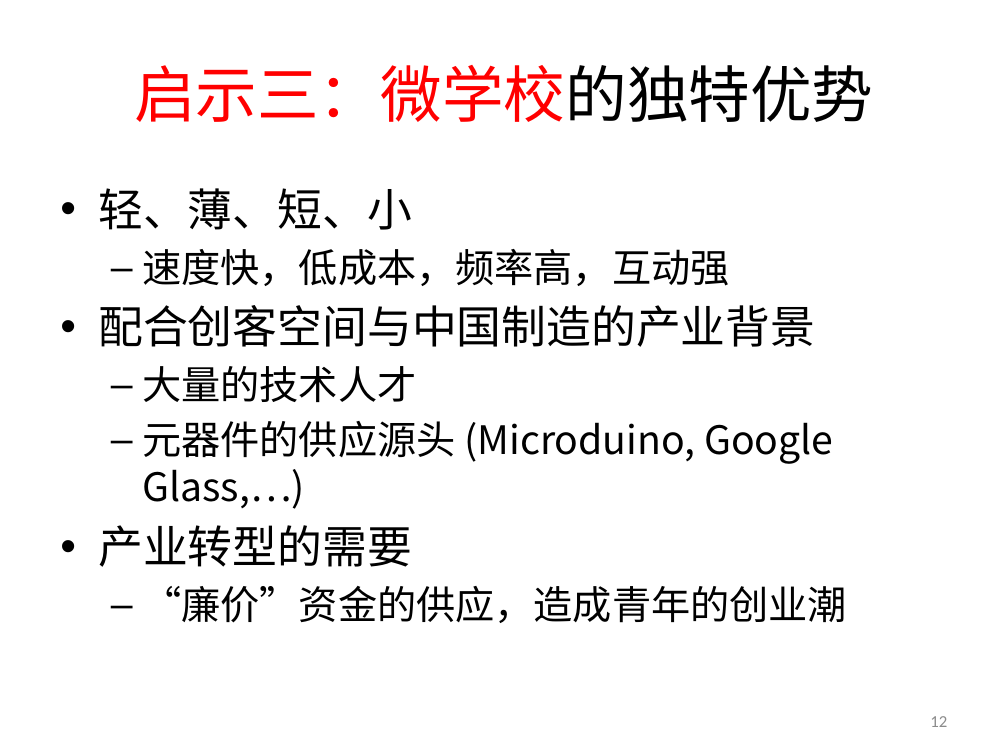
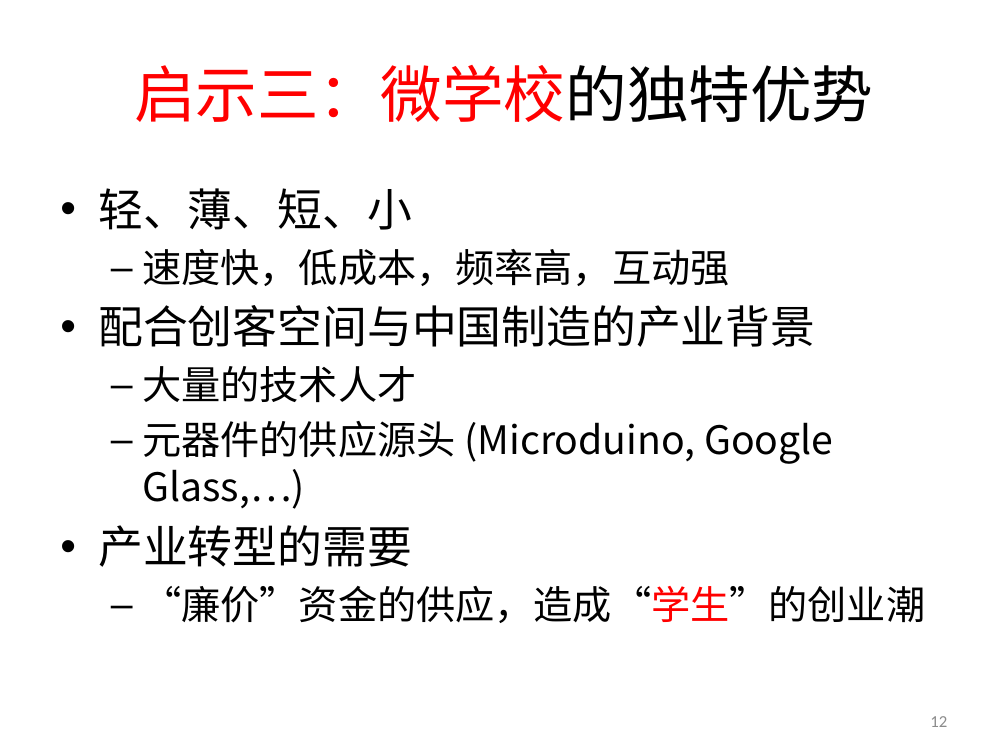
Before and after one commit to woodyme/2014JanXLP, a slide deck: slide 12 of 课程方案/XLP_WorkFLow_CHN.pptx. Drawn at 1008x756 pixels with LibreOffice and Linux fonts; fonts in the diff are those of the drawing; background and template pictures are left out. Boxes give left, top, right and bottom in pixels: in the first picture for what was removed or moved away, otherwise in the second. Text is boxed around its words. In the diff, an @@ line names an element or a change of style, - is before the commit and + after.

```diff
--- a/课程方案/XLP_WorkFLow_CHN.pptx
+++ b/课程方案/XLP_WorkFLow_CHN.pptx
@@ text at box(142, 586, 925, 623): text changed @@
-  – “廉价”资金的供应，造成青年的创业潮
+  – “廉价”资金的供应，造成“学生”的创业潮
```
Also in this commit, not shown: 5 other slides changed, 1 slide removed, 2 other files.
